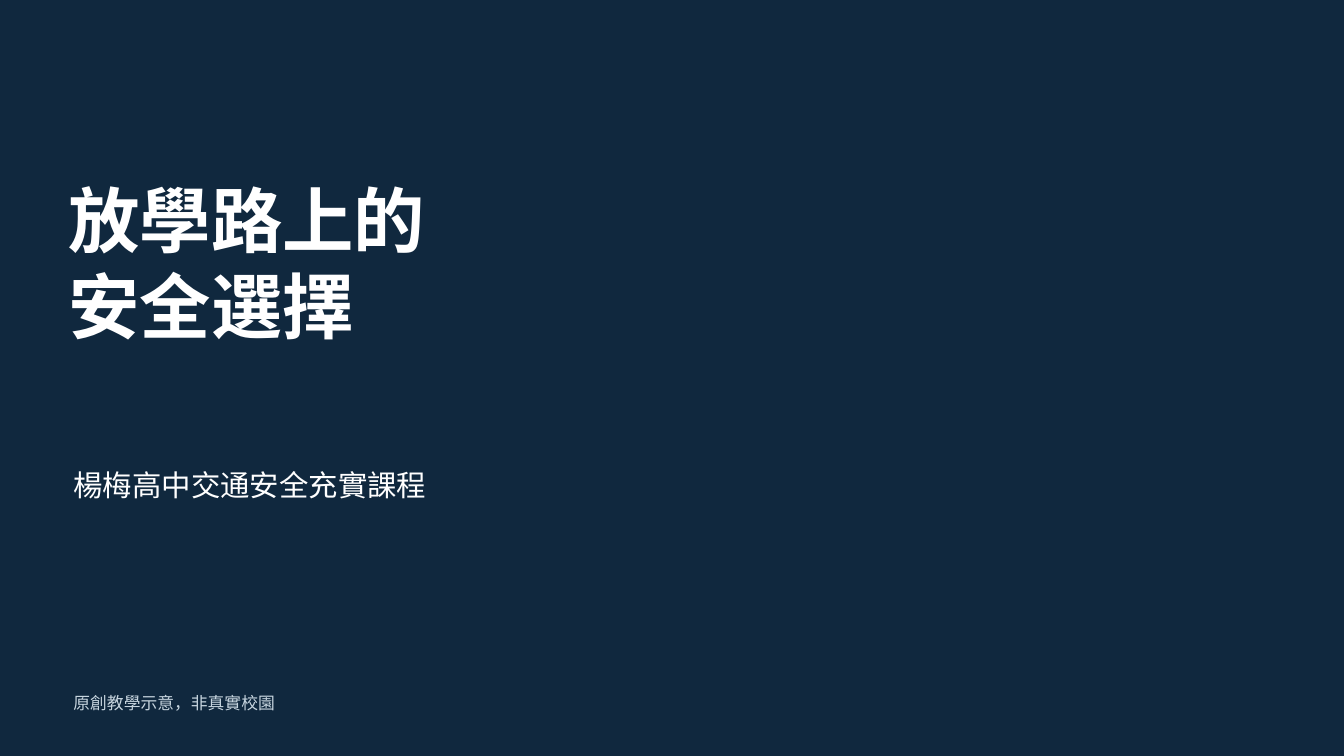
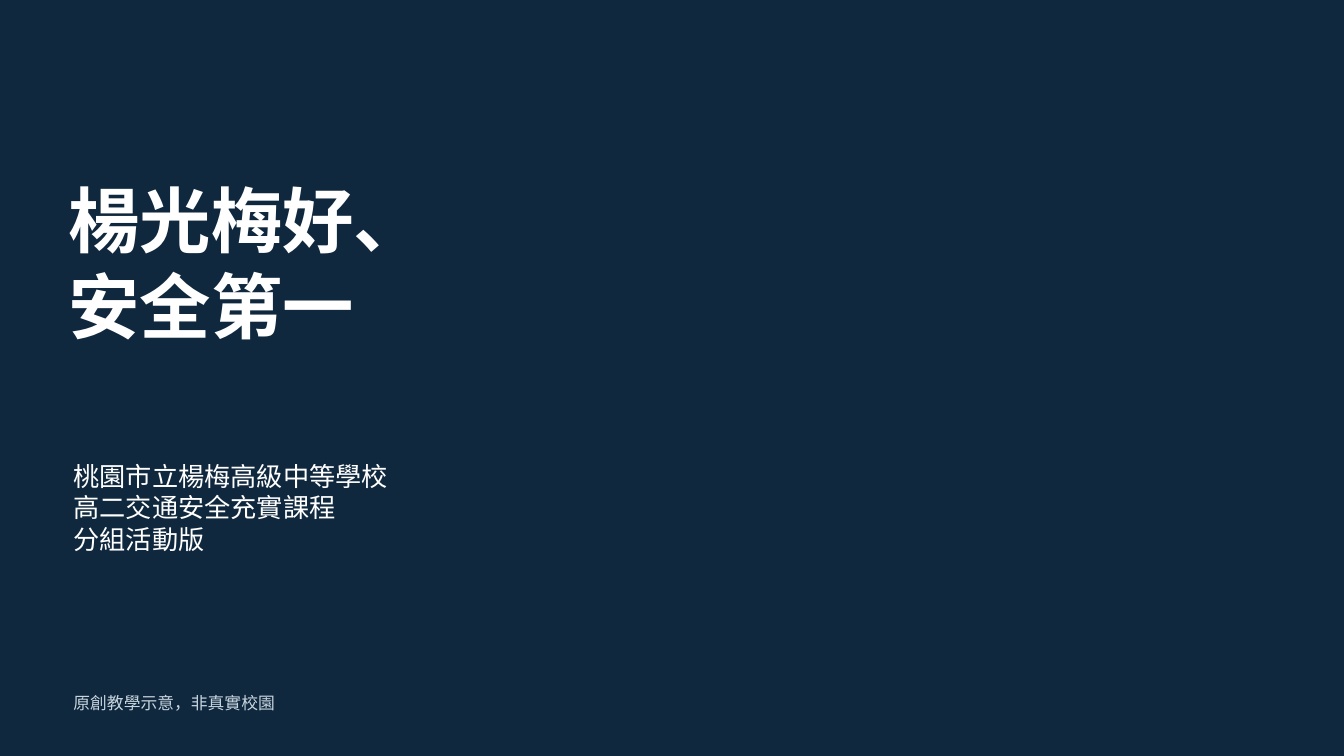
Before and after one commit to YOYO-MAN/yangmei-road-safety, a slide deck: slide 1 of materials/teacher-slides.pptx. Drawn at 1344x756 pixels with LibreOffice and Linux fonts; fonts in the diff are those of the drawing; background and template pictures are left out. Boxes give left, top, right and bottom in pixels: in the first picture for what was removed or moved away, otherwise in the second. Text is boxed around its words. In the diff, an @@ line names an element or a change of style, - is before the commit and + after.

```diff
--- a/materials/teacher-slides.pptx
+++ b/materials/teacher-slides.pptx
@@ text at (68, 186, 425, 340): text changed @@
-放學路上的
-安全選擇
+楊光梅好、
+安全第一
@@ text at (73, 464, 387, 551): text changed; size 21 to 18.8 pt @@
-楊梅高中交通安全充實課程
+桃園市立楊梅高級中等學校
+高二交通安全充實課程
+分組活動版
```
Also in this commit, not shown: 4 other slides changed, 29 other files.
